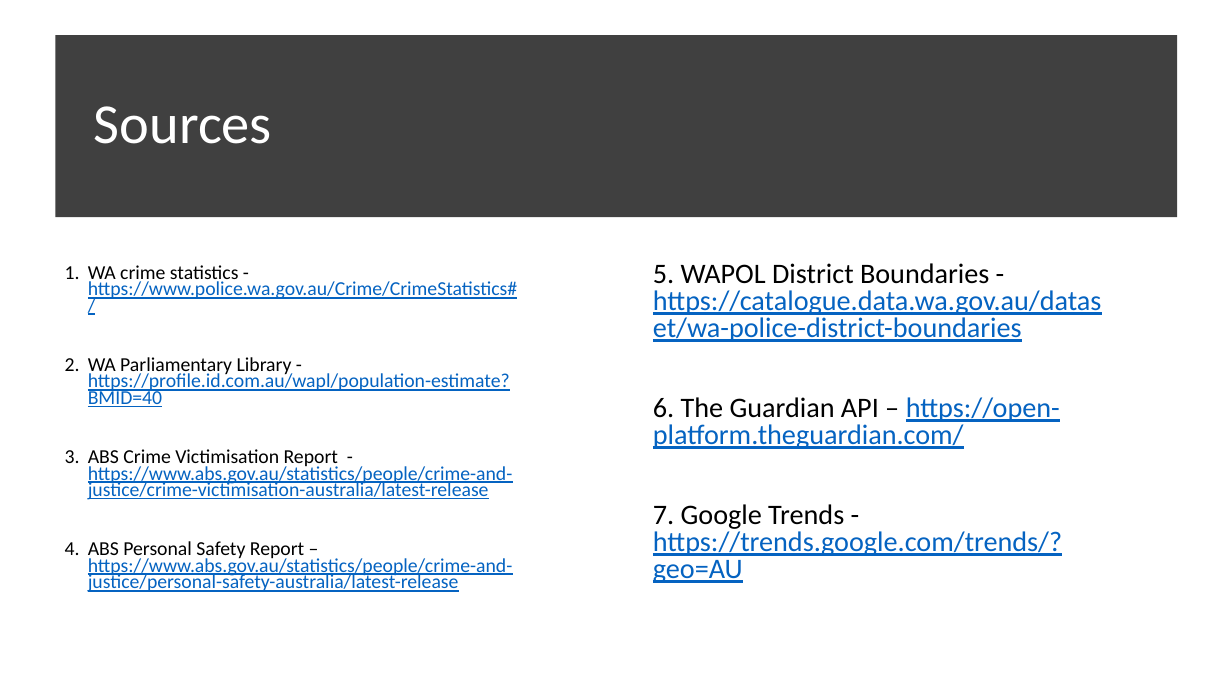
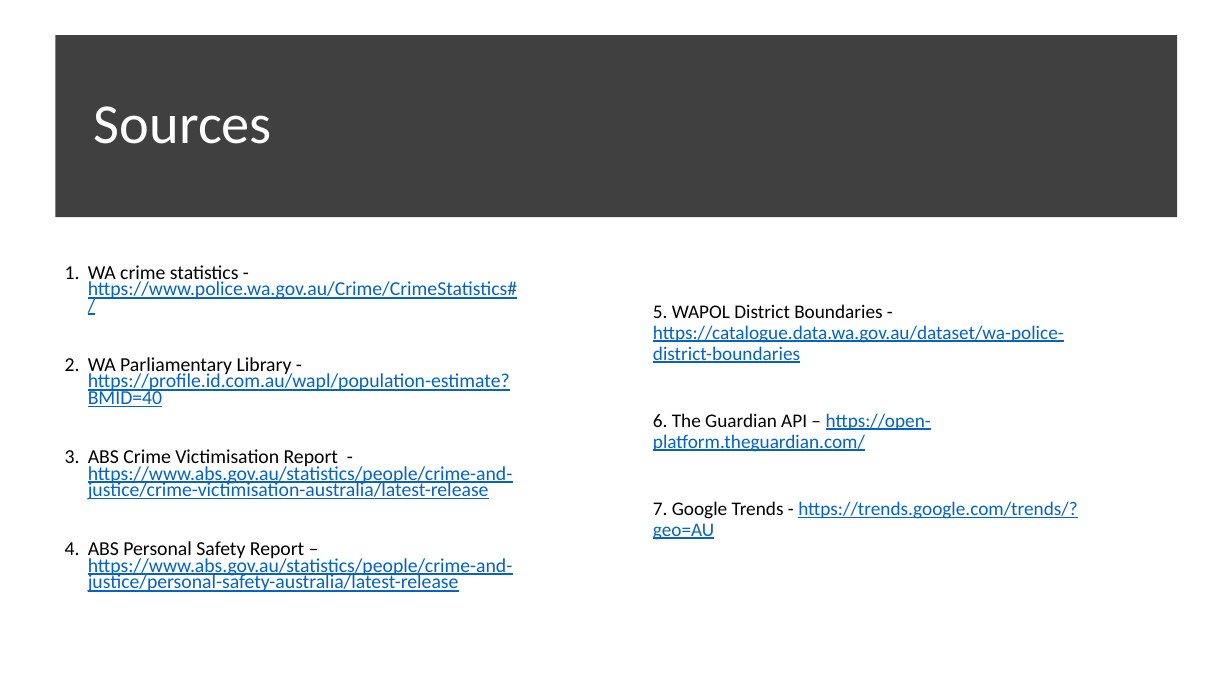
Before and after one commit to FernB/WACrimeRatesCovid19, a slide deck: slide 9 of Presentation1.pptx (slide 10 before the commit). Drawn at 1232x693 pixels with LibreOffice and Linux fonts; fonts in the diff are those of the drawing. Boxes give left, top, right and bottom in pixels: in the first picture for what was removed or moved away, otherwise in the second. Text is boxed around its words. In the diff, an @@ line names an element or a change of style, - is before the commit and + after.

```diff
--- a/Presentation1.pptx
+++ b/Presentation1.pptx
@@ text "5. WAPOL District Boundaries - ..." at [653, 304, 1077, 540]: size 22 to 15 pt; line spacing 0.8 to 0.9 @@
```
Also in this commit, not shown: 3 other slides changed, 1 slide added, 1 slide removed, 11 other files.
